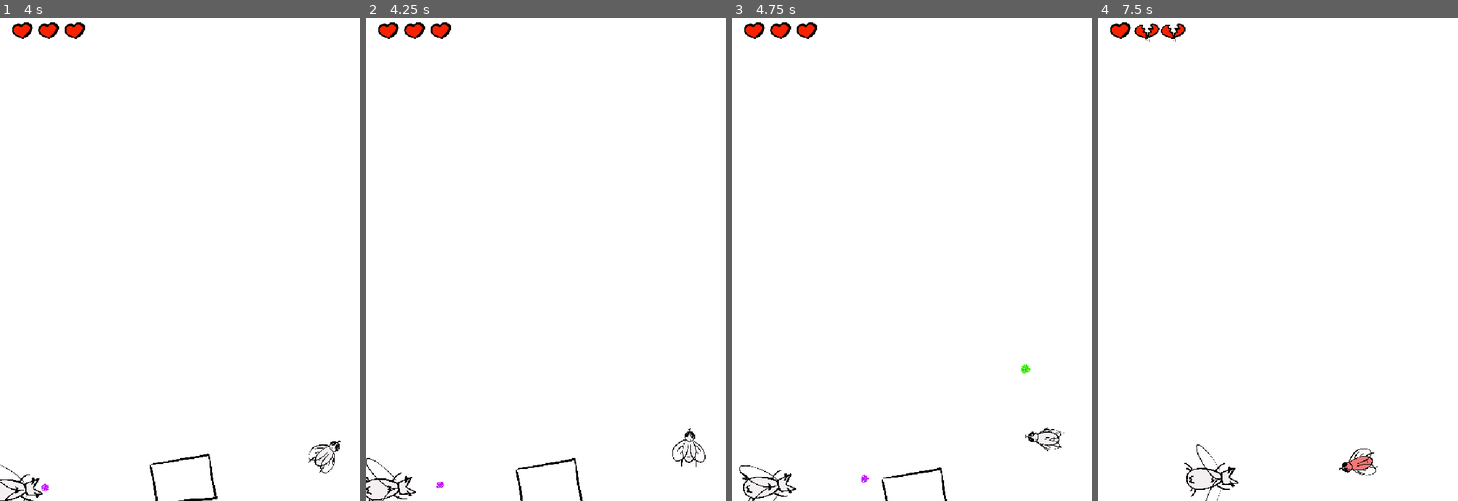
Above: before the commit, frames 1-4 (left to right).
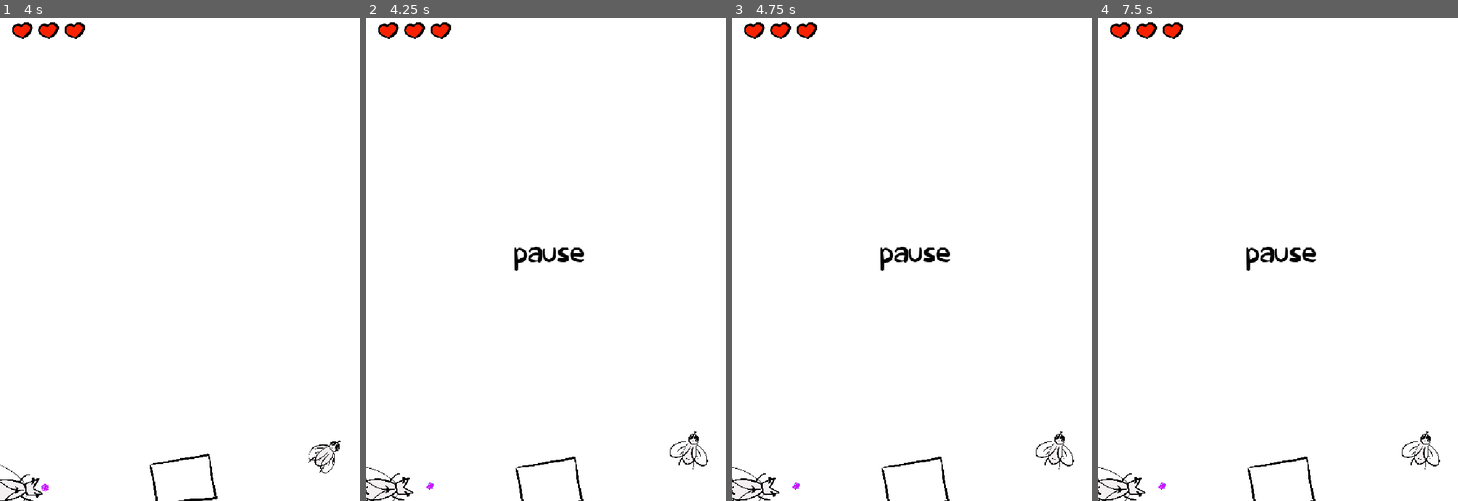
Above: after the commit, the same moments.

Repository: imikhassik/Fly-Game
Game: Godot game, scene res://scenes/game.tscn
Same seed, same stepped clock (60 frames per second), same inputs: the game is played once before the commit and once after it.
Inputs:
- Up to frame 1 (4 s): tap Enter at 0.5 s; hold D (move_right) 0.53-1.28 s; hold E (interact) 0.53-1.28 s; hold A (move_left) 1.28-2.03 s; tap Q (land) at 1.35, 3.6 s; hold D (move_right) 2.03-2.78 s; tap Space (shoot) at 2.1 s; hold W (move_up) 2.78-3.53 s; tap E (interact) at 2.85 s; hold A (move_left) from 3.53 s (still down)
- Up to frame 2 (4.25 s): keep holding A (move_left); tap Escape (pause, bound only after the commit) at 4.15 s
- Up to frame 3 (4.75 s): keep holding A (move_left); tap Space (shoot) at 4.35 s
- Up to frame 4 (7.5 s): hold E (interact) 5.03-5.78 s; release A (move_left) at 5.78 s; hold D (move_right) 5.78-6.53 s; tap Q (land) at 5.85 s; hold W (move_up) 6.53-7.28 s; tap Space (shoot) at 6.6 s; hold D (move_right) from 7.28 s (still down); tap E (interact) at 7.35 s

Frame 1 is identical in both runs. In frame 2, 1.1% of the frame differs, in the area x 0-96%, y 47-100%; in frame 3, 1.3%; in frame 4, 1.7%, in the area x 0-96%, y 0-100%.

Commit message:
Add pause

Diff:
--- a/project.godot
+++ b/project.godot
@@ -83,6 +83,12 @@
 , Object(InputEventJoypadButton,"resource_local_to_scene":false,"resource_name":"","device":-1,"button_index":0,"pressure":0.0,"pressed":false,"script":null)
 ]
 }
+pause={
+"deadzone": 0.2,
+"events": [Object(InputEventKey,"resource_local_to_scene":false,"resource_name":"","device":-1,"window_id":0,"alt_pressed":false,"shift_pressed":false,"ctrl_pressed":false,"meta_pressed":false,"pressed":false,"keycode":0,"physical_keycode":4194305,"key_label":0,"unicode":0,"location":0,"echo":false,"script":null)
+, Object(InputEventJoypadButton,"resource_local_to_scene":false,"resource_name":"","device":-1,"button_index":6,"pressure":0.0,"pressed":true,"script":null)
+]
+}
 
 [physics]
 
--- a/scenes/game.tscn
+++ b/scenes/game.tscn
@@ -7,7 +7,9 @@
 [ext_resource type="PackedScene" uid="uid://bc4jhx7vo8cvk" path="res://scenes/enemy_spawner.tscn" id="5_dinhu"]
 [ext_resource type="FontFile" uid="uid://xhggxobabo8q" path="res://assets/fonts/Numbs-Regular.ttf" id="6_kvuet"]
 [ext_resource type="Texture2D" uid="uid://v08sjcd1g5pq" path="res://assets/fly/lives/heart_full.PNG" id="7_trtic"]
+[ext_resource type="FontFile" uid="uid://b0sps2wff281l" path="res://assets/fonts/Fly-Regular.ttf" id="8_0tnpc"]
 [ext_resource type="AudioStream" uid="uid://bdrbq4p24vd5w" path="res://assets/audio/enemy-flying.wav" id="8_ir15t"]
+[ext_resource type="Script" uid="uid://cqf8b74mtmekc" path="res://scripts/pause_overlay.gd" id="8_vtaks"]
 
 [node name="Node2D" type="Control" unique_id=804871185]
 layout_mode = 3
@@ -41,6 +43,7 @@
 [node name="EnemySpawner" parent="." unique_id=81393025 instance=ExtResource("5_dinhu")]
 
 [node name="CanvasLayer" type="CanvasLayer" parent="." unique_id=1210715482]
+process_mode = 3
 layer = 10
 
 [node name="BuffLabel" type="Label" parent="CanvasLayer" unique_id=1339001576]
@@ -97,6 +100,31 @@
 texture = ExtResource("7_trtic")
 stretch_mode = 3
 
+[node name="PauseOverlay" type="Control" parent="CanvasLayer" unique_id=1782267370]
+process_mode = 3
+visible = false
+layout_mode = 3
+anchors_preset = 15
+anchor_right = 1.0
+anchor_bottom = 1.0
+grow_horizontal = 2
+grow_vertical = 2
+script = ExtResource("8_vtaks")
+
+[node name="PauseLabel" type="Label" parent="CanvasLayer/PauseOverlay" unique_id=1734452071]
+modulate = Color(0, 0, 0, 1)
+layout_mode = 1
+anchors_preset = 15
+anchor_right = 1.0
+anchor_bottom = 1.0
+grow_horizontal = 2
+grow_vertical = 2
+theme_override_fonts/font = ExtResource("8_0tnpc")
+theme_override_font_sizes/font_size = 72
+text = "pause"
+horizontal_alignment = 1
+vertical_alignment = 1
+
 [node name="EnemyBuzz" type="AudioStreamPlayer2D" parent="." unique_id=2047817458]
 stream = ExtResource("8_ir15t")
 volume_db = 10.0
--- /dev/null
+++ b/scripts/pause_overlay.gd
@@ -0,0 +1,17 @@
+extends Control
+
+var is_paused: bool = false
+
+func _ready() -> void:
+	visible = false
+	process_mode = PROCESS_MODE_ALWAYS   # so it can react even when game is paused
+
+func _input(event: InputEvent) -> void:
+	# Toggle pause on Space or Start button (ui_menu)
+	if event.is_action_pressed("pause") or event.is_action_pressed("ui_menu"):
+		toggle_pause()
+
+func toggle_pause() -> void:
+	is_paused = !is_paused
+	visible = is_paused
+	get_tree().paused = is_paused
Not shown, changed: Fly.txt
Binary file added: assets/fonts/Fly-Regular.ttf
Not shown, added: assets/fonts/Fly-Regular.ttf.import
Not shown, added: scripts/pause_overlay.gd.uid
